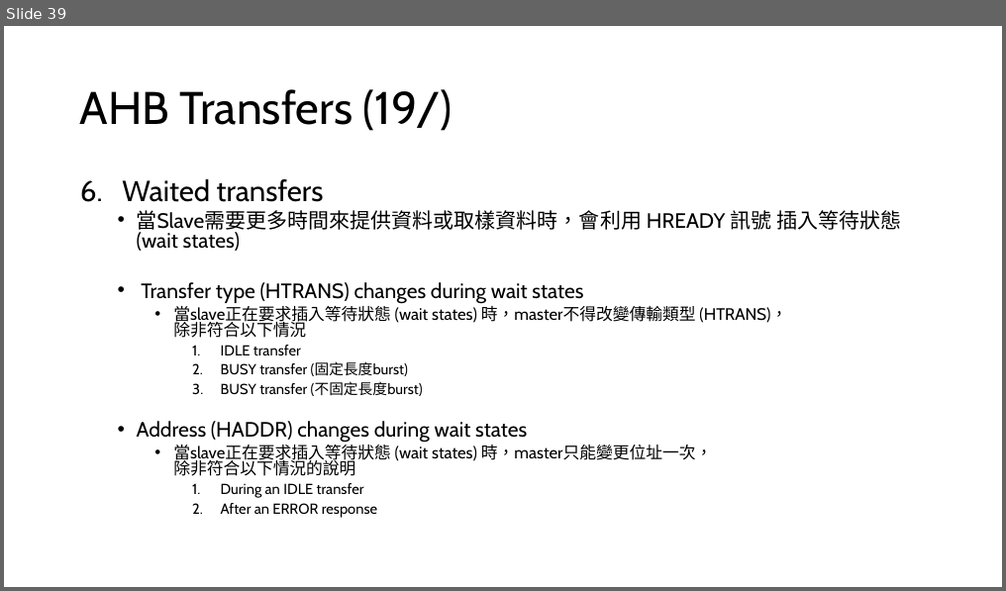
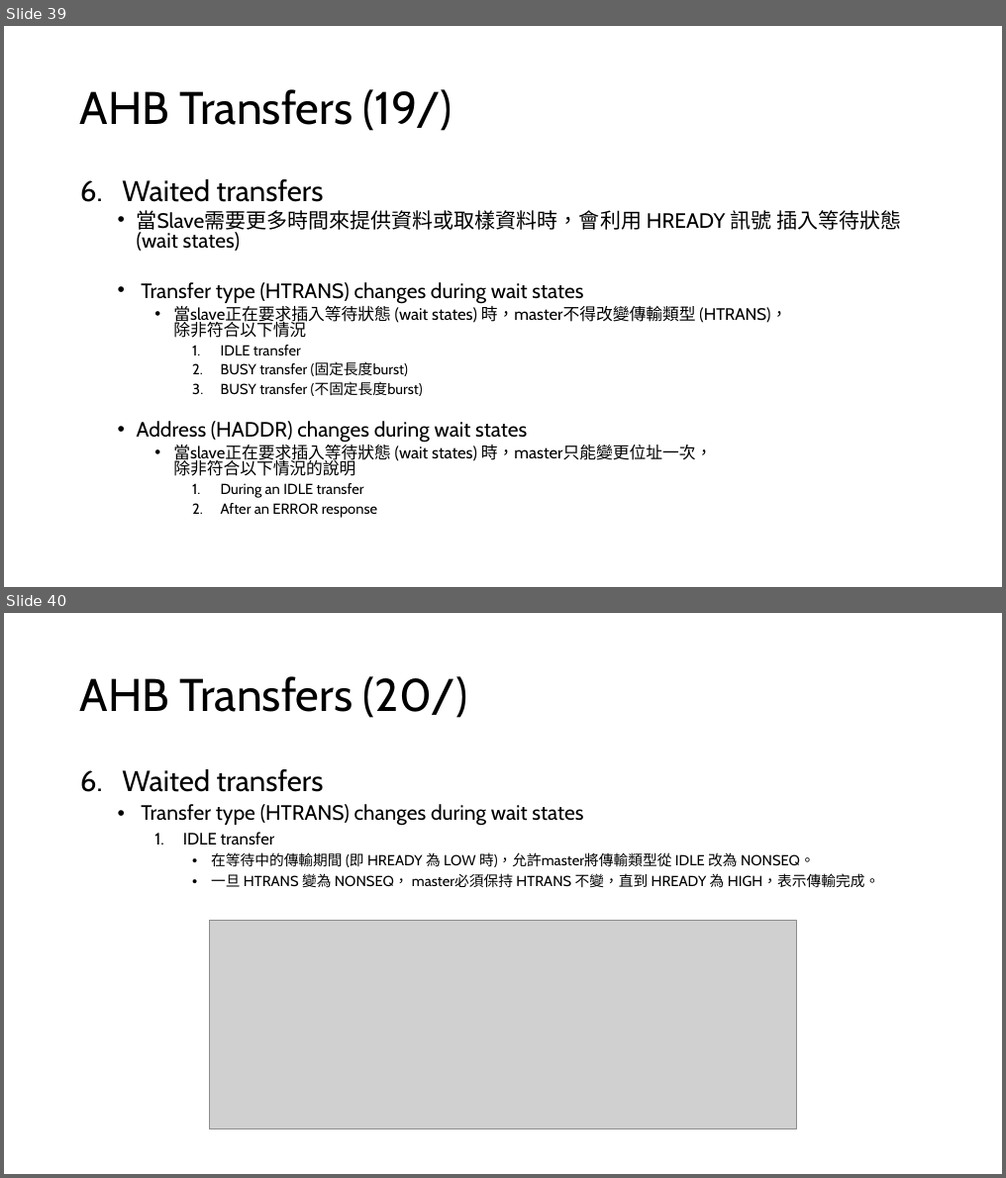
Before and after one commit to s9001055/DV_learning, a slide deck: AMBA/AMBA_learning.pptx. Shown one above the other, each under a label of ours: slide 39 before the commit, slides 39 and 40 after it. The pictures are 1006x591 and 1006x1178 pixels, drawn with LibreOffice and Linux fonts; fonts in the diff are those of the drawing; grey boxes stand for pictures. Boxes give left, top, right and bottom in pixels: in the first picture for what was removed or moved away, otherwise in the second. Text is boxed around its words. In the diff, an @@ line names an element or a change of style, - is before the commit and + after.

Commit message:
Modify: AMBA/AMBA_learning.pptx 1. Add chapter2 AHB Waited transfers 2. Add chapter2 AHB Protection control

```diff
--- a/AMBA/AMBA_learning.pptx
+++ b/AMBA/AMBA_learning.pptx
@@ slide 40 added at [4, 613, 1002, 1174], background #FFFFFF @@
@@ title added at [80, 676, 467, 718], 44 pt, text #000000 @@
+AHB Transfers (20/)
@@ text added at [122, 769, 879, 888], 14 pt, text #000000 @@
+6. Waited transfers
+  • Transfer type (HTRANS) changes during wait states
+    1. IDLE transfer
+      • 在等待中的傳輸期間 (即 HREADY 為 LOW 時)，允許master將傳輸類型從 IDLE 改為 NONSEQ。
+      • 一旦 HTRANS 變為 NONSEQ， master必須保持 HTRANS 不變，直到 HREADY 為 HIGH，表示傳輸完成。
@@ picture added at [209, 921, 797, 1130] @@
```
Also in this commit, not shown: 5 other slides added, 1 other file.
